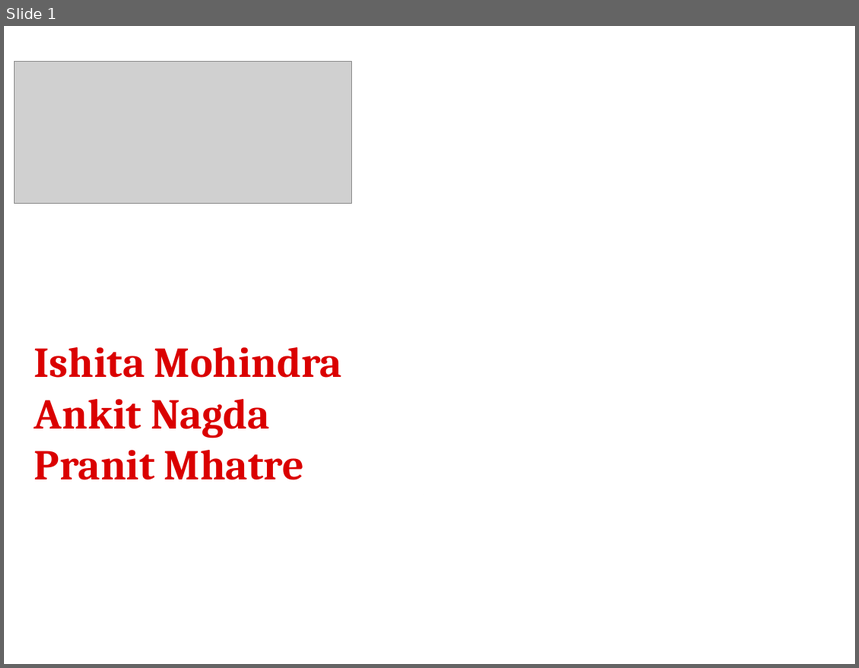
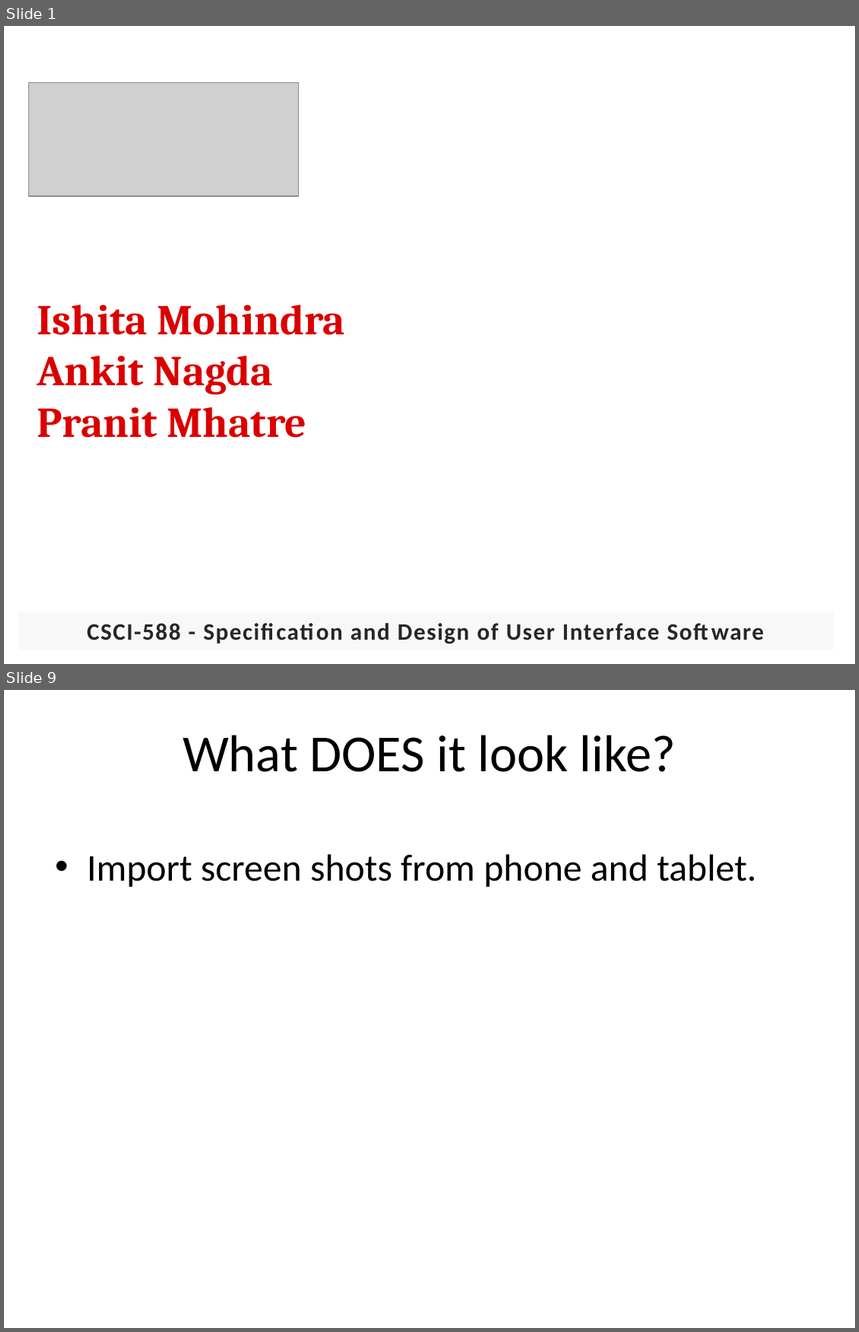
Before and after one commit to pranit22/BookMyTable, a slide deck: documents/588_6_demo ppt2.pptx. Shown one above the other, each under a label of ours: slide 1 before the commit, slides 1 and 9 after it; the slides between them are not shown. The pictures are 859x668 and 859x1332 pixels, drawn with LibreOffice and Linux fonts; fonts in the diff are those of the drawing; grey boxes stand for pictures; background and template pictures are left out. Boxes give left, top, right and bottom in pixels: in the first picture for what was removed or moved away, otherwise in the second. Text is boxed around its words. In the diff, an @@ line names an element or a change of style, - is before the commit and + after.

```diff
--- a/documents/588_6_demo ppt2.pptx
+++ b/documents/588_6_demo ppt2.pptx
@@ slide 9 added at bbox=[4, 690, 855, 1328], background picture (left out) @@
@@ title added at bbox=[183, 735, 676, 772], 44 pt, text #000000 @@
+What DOES it look like?
@@ text added at bbox=[87, 854, 756, 887], 32 pt, text #000000 @@
+• Import screen shots from phone and tablet.
@@ slide 1 changed as well @@
@@ picture: place and size @@
-picture at bbox=[14, 62, 351, 204]
+picture at bbox=[28, 82, 299, 196]
@@ text "Ishita Mohindra": place and size @@
-text "Ishita Mohindra" at bbox=[34, 347, 342, 480]
+text "Ishita Mohindra" at bbox=[37, 305, 344, 438]
@@ rectangle added at bbox=[18, 613, 834, 651], fill #F2F2F2 at 50% opacity, 20 pt, text #262626, bold @@
+CSCI-588 - Specification and Design of User Interface Software
```
Also in this commit, not shown: 14 other slides added.
